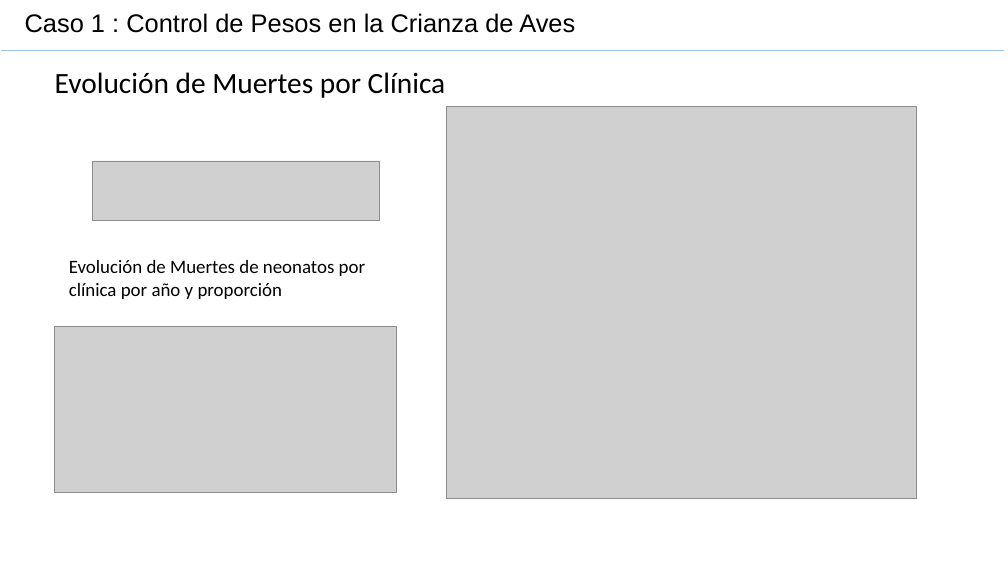
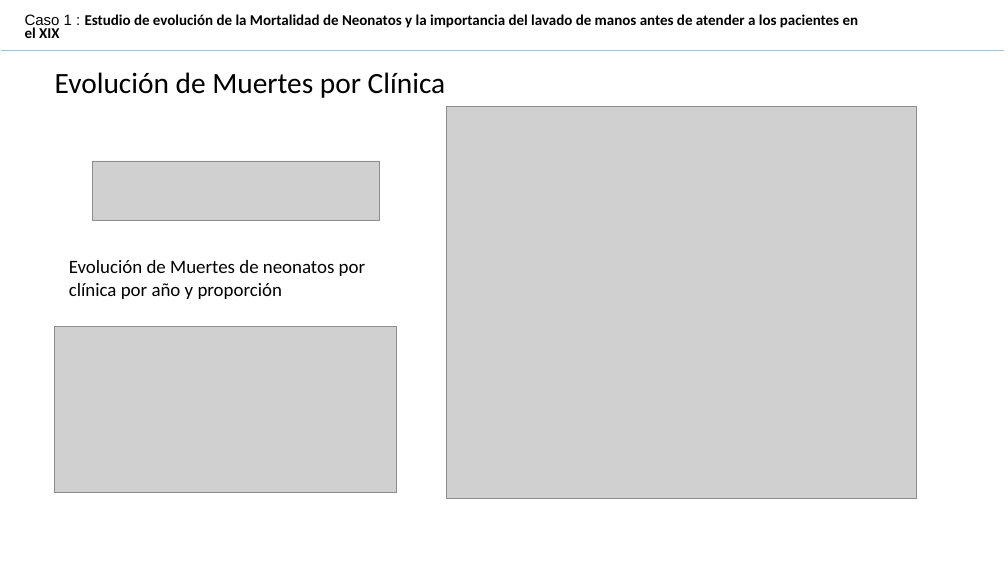
Before and after one commit to u712596/TrabajoFinal, a slide deck: slide 2 of Gestión de Datos-Trabajo Final-Caso GSE.pptx. Drawn at 1008x567 pixels with LibreOffice and Linux fonts; fonts in the diff are those of the drawing; grey boxes stand for pictures. Boxes give left, top, right and bottom in pixels: in the first picture for what was removed or moved away, otherwise in the second. Text is boxed around its words. In the diff, an @@ line names an element or a change of style, - is before the commit and + after.

```diff
--- a/Gestión de Datos-Trabajo Final-Caso GSE.pptx
+++ b/Gestión de Datos-Trabajo Final-Caso GSE.pptx
@@ text at [25,14,859,38]: text changed; size 24.2 to 14.3 pt; font Arial to Calibri; bold on @@
-Caso 1 : Control de Pesos en la Crianza de Aves
+Caso 1 : Estudio de evolución de la Mortalidad de Neonatos y la importancia del lavado de manos antes de atender a los pacientes en el XIX
```
Also in this commit, not shown: 3 other slides changed, 2 other files.
